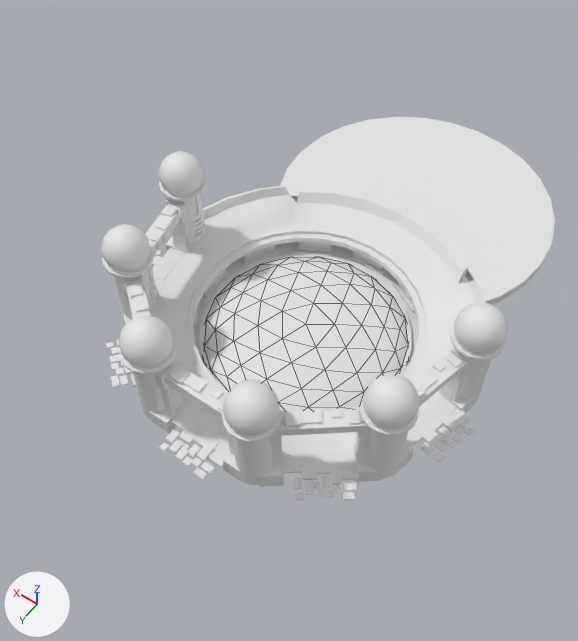
The glTF model files/assets/114515088/1/teleportation_station.glb as it was, and as the next commit left it.
Rendered twice from a 50 mm lens placed at (-12.0, 8.9, 27.6), pointed at (-0.1, -7.9, 1.2). Every picture has the same lights, and +X, +Y and +Z are marked at lower left. Mesh edges are drawn as thin lines on the coarser meshes. Where no turn or scale is listed for an object, it has been applied to the vertices.

The first picture shows 'Cylinder010', 'GeoSphere001'.
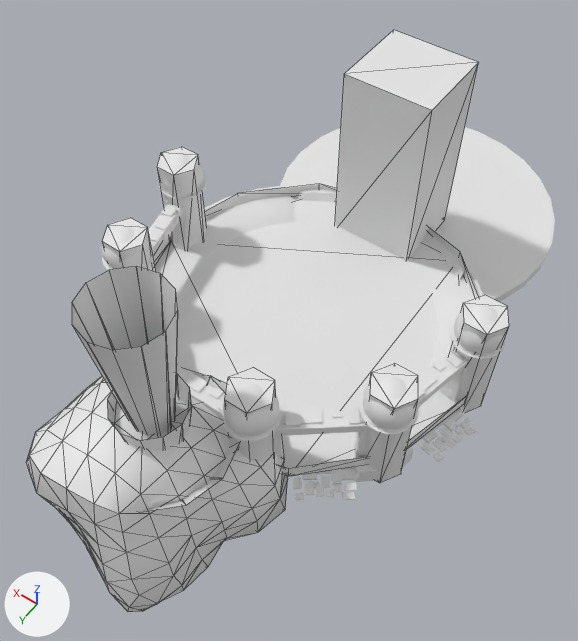
Changed parts and their boxes (x1, y1, x2, y2) in the pictures (578 x 641 px):
```json
{"object": "Cylinder011", "change": "added", "after": [102, 30, 509, 483]}
{"object": "Box007", "change": "added", "after": [26, 376, 288, 612]}
{"object": "flame", "change": "added", "after": [72, 266, 241, 512]}
{"object": "GeoSphere001", "change": "unchanged, covered by the edit", "before": [204, 257, 407, 412]}
```

The change, as JSON lines over the scene's bpy script:
```json
{"op": "add", "block": "me_mesh_4", "code": ["me_mesh_4 = bpy.data.meshes.new('Mesh_4')", "me_mesh_4.from_pydata(...)  # 104 vertices, 166 faces; spans x -8.3..7.9, y -18.1..-1.4, z -0.4..8.8"]}
{"op": "add", "block": "me_mesh_3", "code": ["me_mesh_3 = bpy.data.meshes.new('Mesh_3')", "me_mesh_3.from_pydata(...)  # 188 vertices, 372 faces; spans x -4.08..4.08, y -4.35..4.35, z -4.38..4.38"]}
{"op": "add", "block": "me_mesh_2", "code": ["me_mesh_2 = bpy.data.meshes.new('Mesh_2')", "me_mesh_2.from_pydata(...)  # 72 vertices, 72 faces; spans x -2.96..2.96, y -2.96..2.96, z 0.0..10.01"]}
{"op": "add", "block": "ob_cylinder011", "code": ["ob_cylinder011 = bpy.data.objects.new('Cylinder011', me_mesh_4)", "ob_cylinder011.location = (0.0, 0.0, 0.0)"]}
{"op": "add", "block": "ob_box007", "code": ["ob_box007 = bpy.data.objects.new('Box007', me_mesh_3)", "ob_box007.location = (0.0, 0.0, 0.0)"]}
{"op": "add", "block": "ob_flame", "code": ["ob_flame = bpy.data.objects.new('flame', me_mesh_2)", "ob_flame.location = (0.0, 0.0, 0.0)"]}
```
